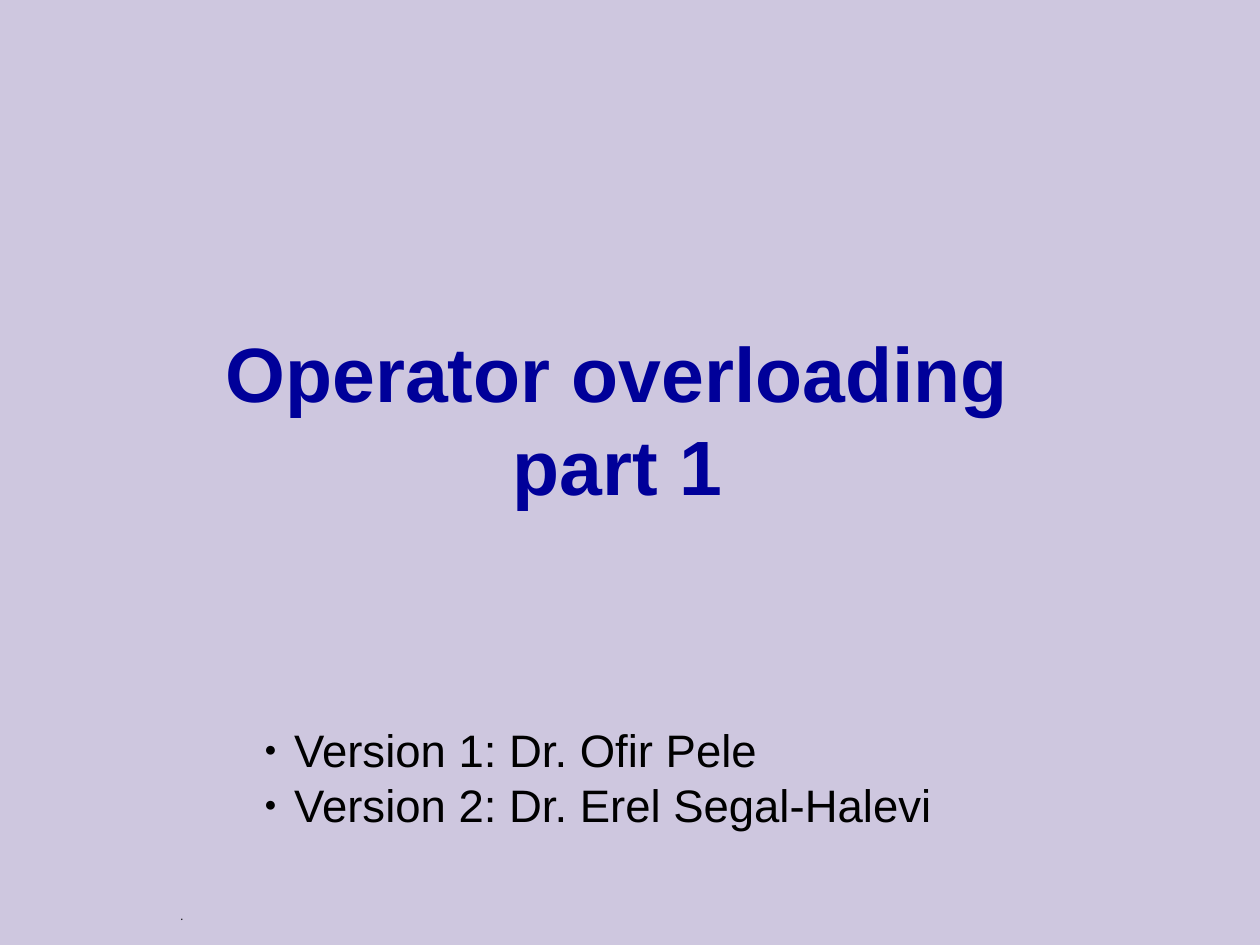
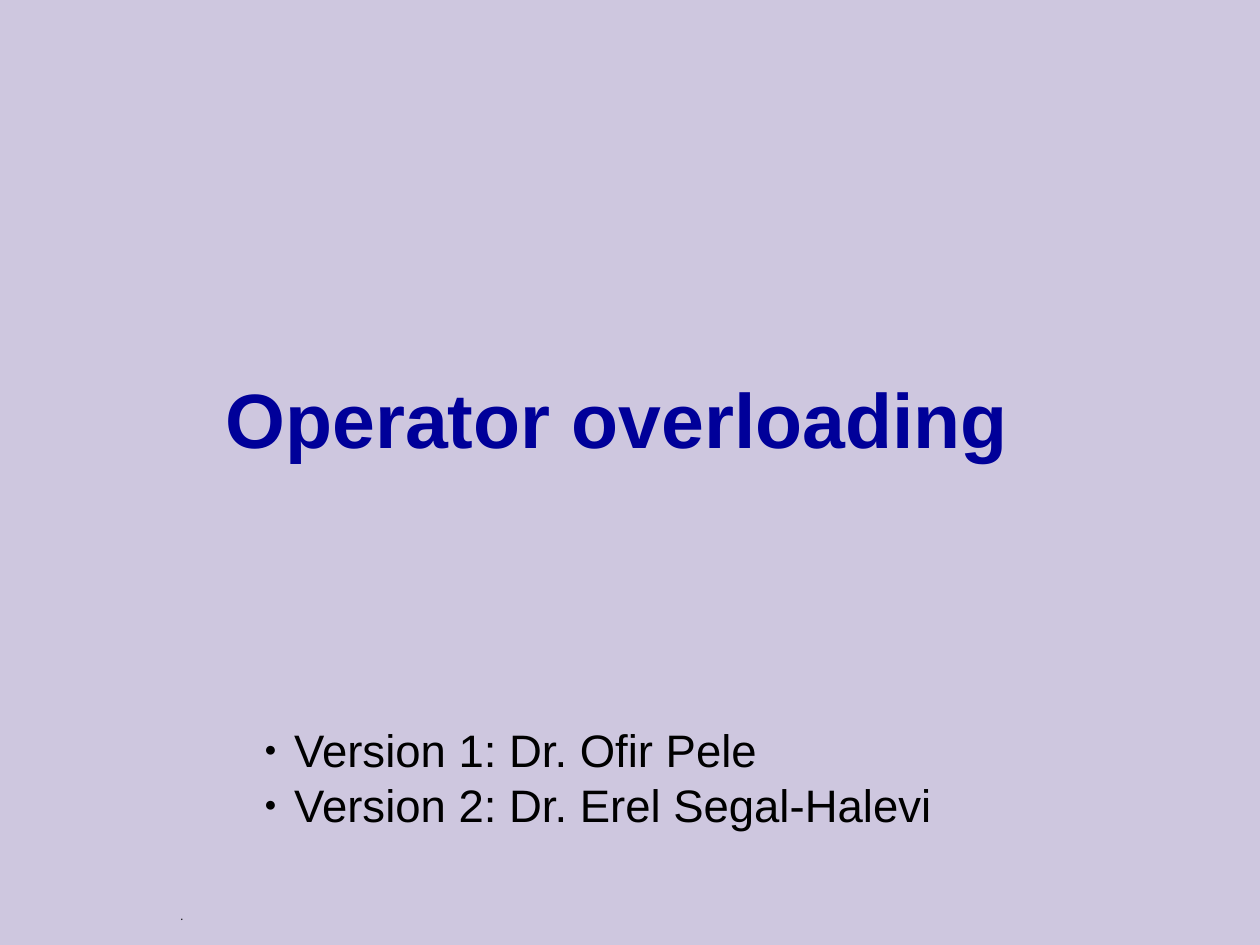
Before and after one commit to cpp-at-ariel/cpp-5779, a slide deck: slide 1 of 04-const-friend-operators/slides-2-operators.odp. Drawn at 1260x945 pixels with LibreOffice and Linux fonts; fonts in the diff are those of the drawing. Boxes give left, top, right and bottom in pixels: in the first picture for what was removed or moved away, otherwise in the second. Text is boxed around its words. In the diff, an @@ line names an element or a change of style, - is before the commit and + after.

```diff
--- a/04-const-friend-operators/slides-2-operators.odp
+++ b/04-const-friend-operators/slides-2-operators.odp
@@ title at box(226, 392, 1008, 463): text changed @@
-Operator overloading part 1
+Operator overloading
```
Also in this commit, not shown: 6 other slides changed, 2 slides added, 3 slides removed, 11 other files.
